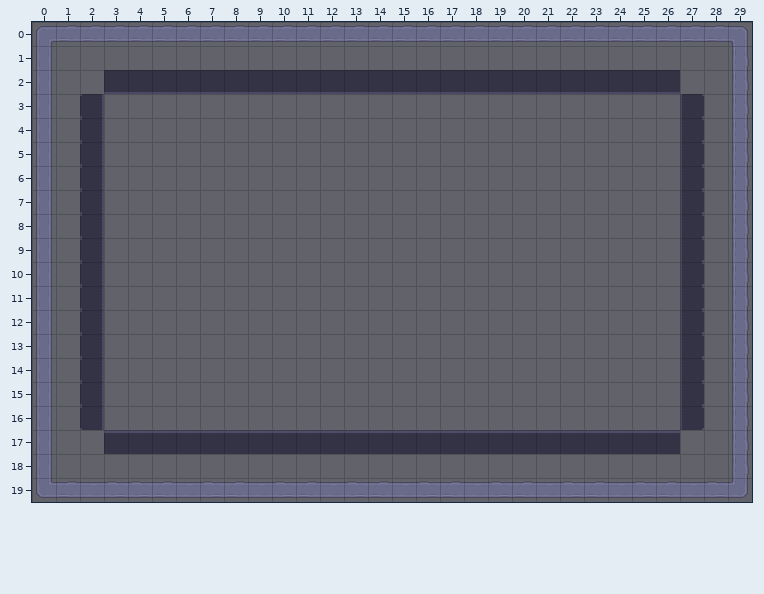
Tiled map, stored at bin/Debug/Maps/exporttest.tmx. That is the earlier state.
Cells are 64x64 px. Shown: x 0..29, y 0..19.
After:
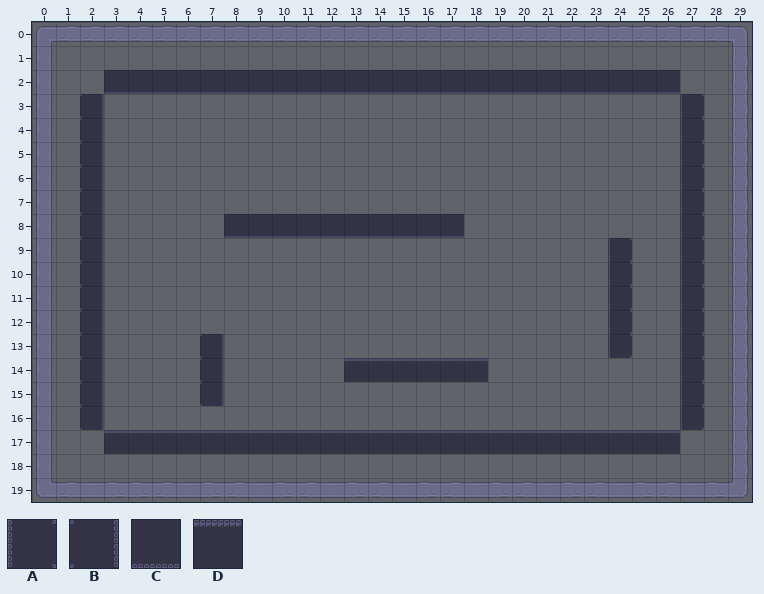
Key: from "LiftOff_TileSet_Version4": A 4, B 15, C 20, D 21.
_ is an empty cell.
The edit:
Changed rows in their new state; . is an unchanged cell.
Layer "Tile Layer 1":
first column x 7:
 8 .CCCCCCCCCC.......
 9 .................A
10 .................A
11 .................A
12 .................A
13 B................A
14 B.....DDDDDD......
15 B.................
Boxes around the changes in both pictures, in picture pixels (x1, y1, x2, y2):
added: (224, 214, 464, 238)
added: (608, 238, 632, 358)
added: (200, 334, 224, 406)
added: (344, 358, 488, 382)
